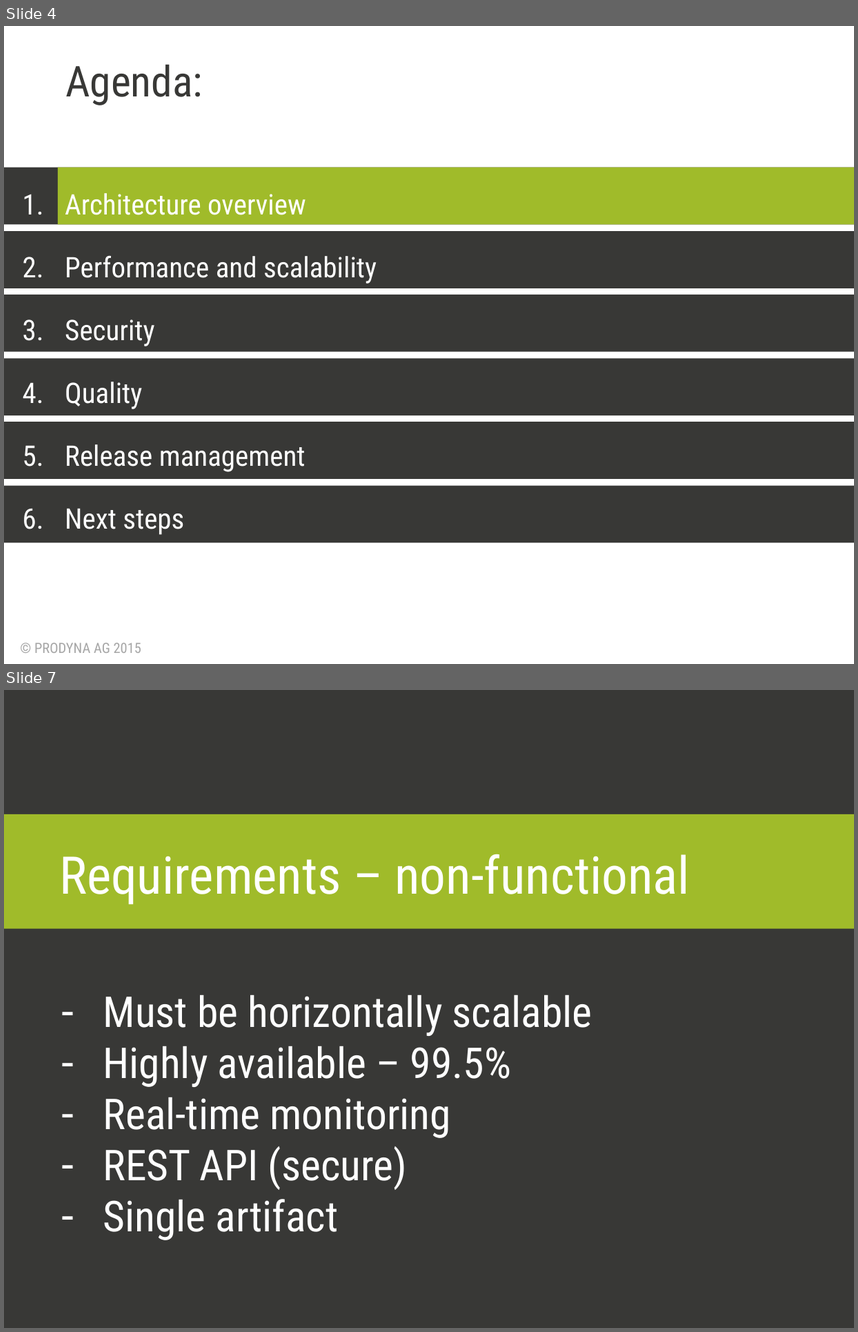
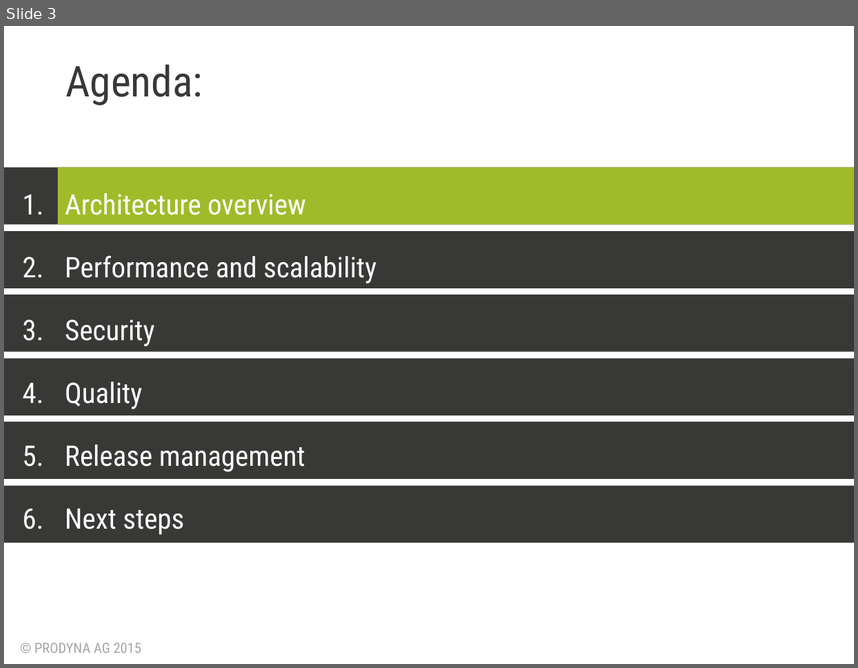
Before and after one commit to BGligorijevic/pac-slides, a slide deck: PAC-presentation.pptx. Shown one above the other, each under a label of ours: slides 4 and 7 before the commit, slide 3 after it; the slides between them are not shown. The pictures are 858x1332 and 858x668 pixels, drawn with LibreOffice and Linux fonts; fonts in the diff are those of the drawing; background and template pictures are left out. Boxes give left, top, right and bottom in pixels: in the first picture for what was removed or moved away, otherwise in the second. Text is boxed around its words. In the diff, an @@ line names an element or a change of style, - is before the commit and + after.

```diff
--- a/PAC-presentation.pptx
+++ b/PAC-presentation.pptx
@@ slide 7 removed at [4,690,854,1328], background #FFFFFF @@
@@ rectangle removed at [4,690,854,1328] @@
@@ rectangle removed at [4,814,854,929] @@
@@ title removed at [59,854,690,905] @@
-Requirements – non-functional
@@ subtitle removed at [103,995,593,1240] @@
-– Must be horizontally scalable
-– Highly available – 99.5%
-– Real-time monitoring
-– REST API (secure)
-– Single artifact
@@ what was slide 4 is now slide 3 @@
```
Also in this commit, not shown: 2 slides changed, 3 slides added, 11 other slides removed, 1 other file.
